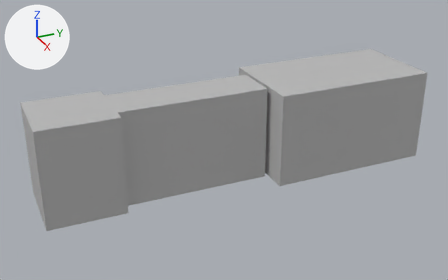
An edit to the FBX model Assets/Mesh/INTERIOR_HOUSE.fbx, drawn before and after from the same camera.
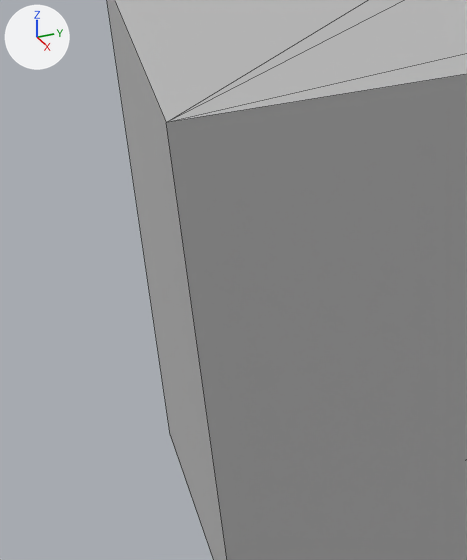
There are two pictures of each version: one whole from a 50 mm camera at (13.99, -7.29, 8.0) aimed at (-0.02, -0.99, 1.0), one close up on the part from 0% to 21% of the width and 39% to 78% of the height. The axes (+X, +Y, +Z) are drawn at upper left. The lights are the same throughout. The close-ups show mesh edges as thin lines. Where no turn or scale is listed for an object, it has been applied to the vertices.

Script lines for the objects in view, before the commit:
```python
me_mesh = bpy.data.meshes.new('Mesh')
me_mesh.from_pydata(...)  # 138 vertices, 125 faces; spans x -1.3..1.3, y -6.0..4.72, z 0.0..2.55
# faces by material slot: [74, 6, 45]
me_mesh.materials.append(mat_interior_mat)  # grey #bcbcbc
me_mesh.materials.append(mat_bubbles_mat)  # grey #bcbcbc
me_mesh.materials.append(mat_lambert1)  # grey #bcbcbc
# before: 28 (-0.98, -4.02, 0.0), 29 (-0.98, -6.0, 0.0) at pixel (170, 435), 30 (-0.98, -4.02, 2.54), 31 (-0.98, -6.0, 2.54), 33 (0.98, -6.0, 0.0)
# before: 35 (0.98, -6.0, 2.54) at pixel (166, 122)
ob_interior_house = bpy.data.objects.new('INTERIOR_HOUSE', me_mesh)
ob_interior_house.location = (0.0, 0.0, 0.0)
```
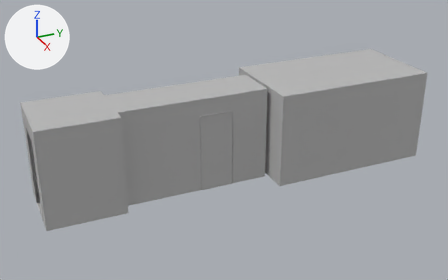
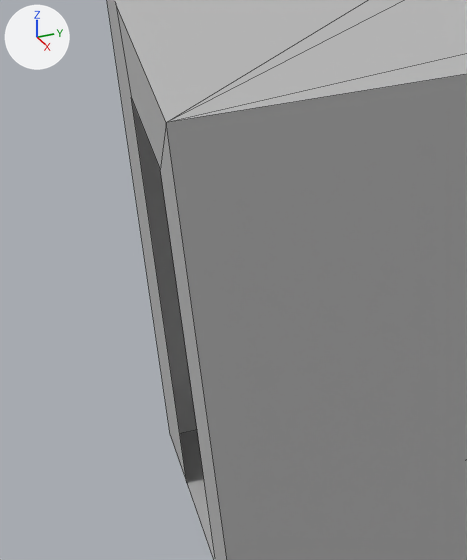
Boxes (x1, y1, x2, y2) around the edits, measured in the close-ups (467 x 560 px):
part 1 of me_mesh, built on: (107, 0, 368, 560) in both

What changed in the scene script:
```text
Add mat_door_mat:
    mat_door_mat = principled_material('Door_mat')
    mat_door_mat.base_color = (0.5, 0.5, 0.5)  # grey #bcbcbc
Change me_mesh:
    where me_mesh.from_pydata(...)  # 138 vertices, 125 faces; spans x -1.3..1.3, y -6.0..4.72, z 0.0..2.55
    used by ob_interior_house; location = (0.0, 0.0, 0.0)
    verts and faces of me_mesh; kept vertices keep their numbers, new ones are numbered from 138
    me_mesh part 1
    add delete_faces([(29, 31, 35, 33), (30, 35, 31), (28, 29, 33)])
    add verts[138] = (-0.54, -6.0, 2.54)  # pixel (115, 3)
    add verts[139] = (-0.45, -6.0, 0.0)  # pixel (186, 482)
    add verts[140] = (0.45, -6.0, 0.0)
    add verts[141] = (-0.45, -6.0, 2.1)  # pixel (131, 97)
    add verts[142] = (0.45, -6.0, 2.1)  # pixel (160, 169)
    add faces += [(29, 31, 138, 141, 139), (30, 35, 138, 31), (28, 29, 139, 140, 33), (33, 140, 142, 35), (35, 142, 141, 138)]  # mat_interior_mat (grey #bcbcbc)
    add me_mesh.materials.append(mat_door_mat)  # grey #bcbcbc
```
